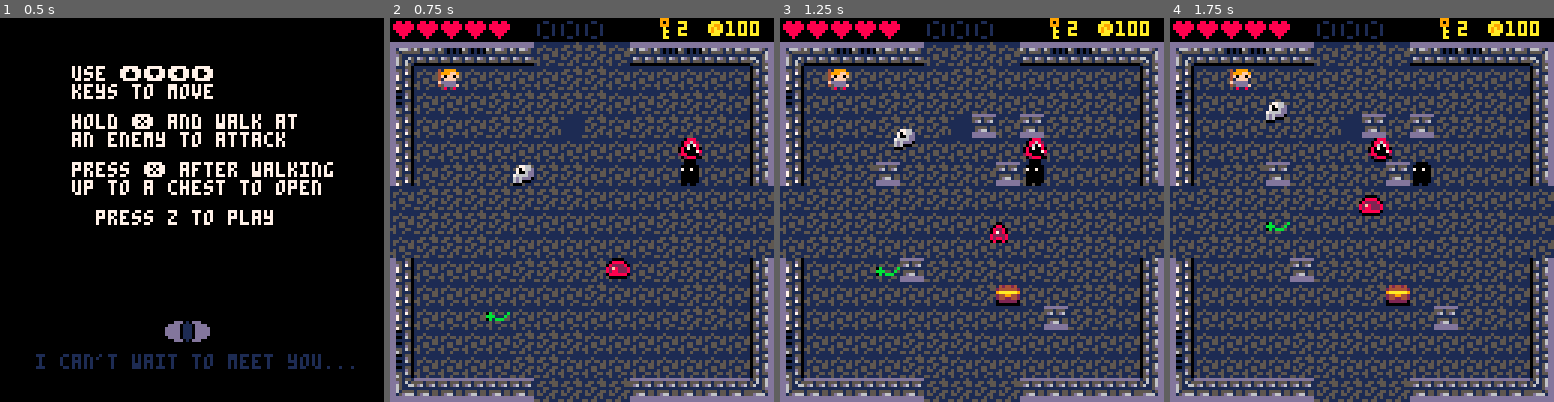
Above: before the commit, frames 1-4 (left to right).
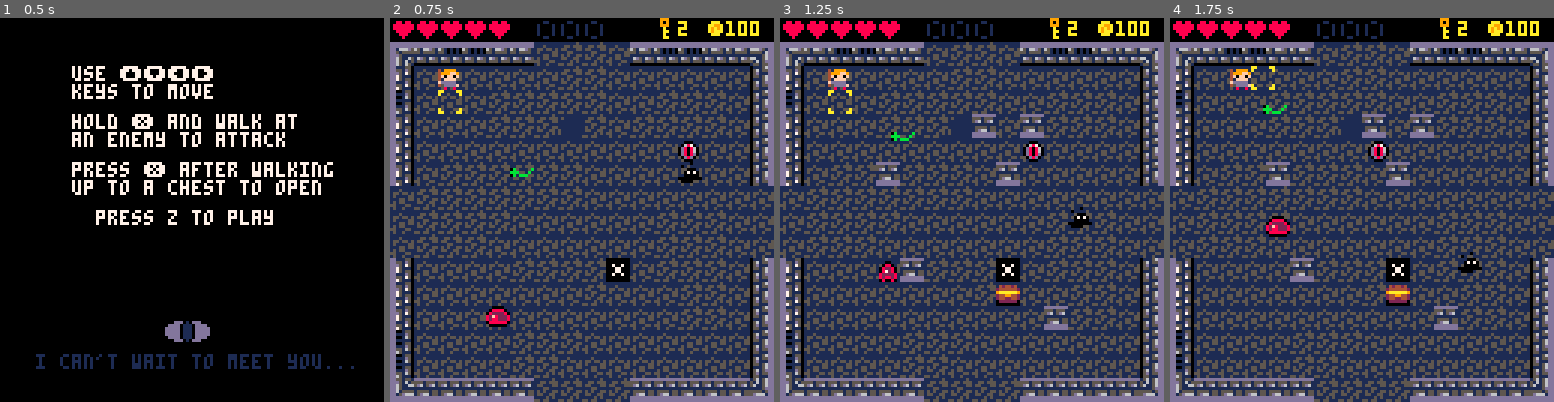
Above: after the commit, the same moments.

Repository: bluewhit/COSC438_final
Game: PICO-8 cartridge nightmare.p8
The game is run twice, just before and just after one commit, with the same random seed, the same clock (stepped at 60 frames per second) and the same inputs.
Inputs:
- Up to frame 1 (0.5 s): tap X (X key) at 0.33 s
- Up to frame 2 (0.75 s): tap O (Z key) at 0.7 s
- Up to frame 3 (1.25 s): tap X (X key) at 1.07 s
- Up to frame 4 (1.75 s): hold Right from 1.6 s (still down); tap O (Z key) at 1.7 s

Frame 1 is identical in both runs. In frame 2, 1.3% of the frame differs, in the area x 12-82%, y 18-81%; in frame 3, 1.9%; in frame 4, 2.0%, in the area x 21-82%, y 12-69%.

Commit message:
Added shop and simple dialogue
Shop is now drawn, sprites have flags, simple reusable dialogue has been added.

Diff:
--- a/nightmare.p8
+++ b/nightmare.p8
@@ -27,6 +27,18 @@
 		coins = 100,
 		keys = 2,
 	}
+	reticle = {
+		sp=38,
+		x=16,
+		y=24,
+		w=8,
+		h=8
+	}
+
+
+	--shop init
+	buy = {16,36,51,53,37}
+	shp = {}
 
 	level = 1
 	difficulty = 0
@@ -36,6 +48,12 @@
 	cboss = {}
  genlevel()
  genenemies()
+
+ dis_diag = f
+	diag = ""
+	d_tick = 0
+
+
 end
 
 -->8
@@ -69,6 +87,8 @@
 
  elseif state == 2 then
    boss_update()
+   plr_update()
+
  elseif state == 4 then
  	if btnp(4) then
    	for i in all(tiles) do
@@ -98,7 +118,11 @@
    cls()
 
    map(0, 0, 0, 0, 16, 16)
+
+
    spr(plr.sp, plr.x, plr.y,1,1,plr.flp)
+   spr(reticle.sp, reticle.x, reticle.y)
+
 
    for i in all(tiles) do
   	  mset(i.x, i.y, i.s)
@@ -113,12 +137,16 @@
    end
 
    draw_ui()
+   draw_diag()
 
  elseif state==2 then
    cls()
-   map(0, 0, 0, 0, 16, 16)
+   map(17, 0, 0, 0, 16, 16)
    spr(plr.sp, plr.x, plr.y,1,1,plr.flp)
-   draw_boss()
+   spr(reticle.sp, reticle.x, reticle.y)
+   if cboss.hp > 0 then
+   	draw_boss()
+   end
    draw_ui()
 
  elseif state==3 then
@@ -188,9 +216,9 @@
 	local x=obj.x local y=obj.y
 	local w=obj.w local h=obj.h
 
-	local x1=0 local y1=0
-	local x2=0 local y2=0
-
+
+	local x1=reticle.x local y1=reticle.y
+	local x2=reticle.x+reticle.w local y2=reticle.y+reticle.h
 	if aim=="left" then
 		x1=x-1 y1=y
 		x2=x-w y2=y+h-1
@@ -217,25 +245,22 @@
 	if fget(mget(x1,y1),1) then
 		if btn(5) then
 	 	mset(x1, y1, 18)
-		plr.coins += 1
+			plr.coins += 1
 	 	end
 	elseif fget(mget(x1,y2),1) then
 		if btn(5) then
 	 	mset(x1, y2, 18)
 		 plr.coins += 1
-
 	 	end
 	elseif fget(mget(x2,y1),1) then
 		if btn(5) then
 	 	mset(x2, y1, 18)
 		 plr.coins += 1
-
 	 	end
 	elseif fget(mget(x2,y2),1) then
 	 if btn(5) then
 	 	mset(x2, y2, 18)
 		 plr.coins += 1
-
 	 	end
 		end
 end
@@ -279,28 +304,23 @@
 		for i in all(enemy) do
 			local x1=0 local y1=0
 			local x2=0 local y2=0
-
-			if plr.lastmove=="left" then
-				x1=plr.x-1 y1=plr.y
-				x2=plr.x-plr.w y2=plr.y+plr.h-1
-
-			elseif plr.lastmove=="right" then
-				x1=plr.x+1 y1=plr.y
-				x2=plr.x+plr.w y2=plr.y+plr.h-1
-
-			elseif plr.lastmove=="up" then
-				x1=plr.x  y1=plr.y-plr.h
-				x2=plr.x+plr.w-1 y2=plr.y-1
-
-			elseif plr.lastmove=="down" then
-				x1=plr.x  y1=plr.y+1
-	 		x2=plr.x+plr.w-1 y2=plr.y+plr.h
-			end
-
-			if (i.x/8 == x1/8 and i.y/8 == y1/8)
-			or (i.x/8 == x2/8 and i.y/8 == y1/8)
-			or (i.x/8 == x1/8 and i.y/8 == y2/8)
-			or (i.x/8 == x2/8 and i.y/8 == y2/8) then
+			local enx1=0 local eny1=0
+			local enx2=0 local eny2=0
+
+			x1=reticle.x
+			x2=reticle.x+reticle.w
+			y1=reticle.y
+			y2=reticle.y+reticle.h
+
+			enx1=i.x
+			enx2=i.x+i.w
+			eny1=i.y
+			eny2=i.y+i.h
+
+			if (x1<enx1 and x2>enx1 and y1<eny1 and y2>eny1)
+			or (x1<enx1 and x2>enx1 and y1<eny2 and y2>eny2)
+			or (x1<enx2 and x2>enx2 and y1<eny1 and y2>eny1)
+			or (x1<enx2 and x2>enx2 and y1<eny2 and y2>eny2) then
 	 		if btn(5) then
 	 			i.health -= 1
 	 		end
@@ -311,30 +331,26 @@
 function	attack_boss()
 			local x1=0 local y1=0
 			local x2=0 local y2=0
-
-			if plr.lastmove=="left" then
-				x1=plr.x-1 y1=plr.y
-				x2=plr.x-plr.w y2=plr.y+plr.h-1
-
-			elseif plr.lastmove=="right" then
-				x1=plr.x+1 y1=plr.y
-				x2=plr.x+plr.w y2=plr.y+plr.h-1
-
-			elseif plr.lastmove=="up" then
-				x1=plr.x  y1=plr.y-plr.h
-				x2=plr.x+plr.w-1 y2=plr.y-1
-
-			elseif plr.lastmove=="down" then
-				x1=plr.x  y1=plr.y+1
-	 		x2=plr.x+plr.w-1 y2=plr.y+plr.h
-			end
-
-			if (cboss.x/8 == x1/8 and cboss.y/8 == y1/8)
-			or (cboss.x/8 == x2/8 and cboss.y/8 == y1/8)
-			or (cboss.x/8 == x1/8 and cboss.y/8 == y2/8)
-			or (cboss.x/8 == x2/8 and cboss.y/8 == y2/8) then
+			local enx1=0 local eny1=0
+			local enx2=0 local eny2=0
+
+			x1=reticle.x
+			x2=reticle.x+reticle.w
+			y1=reticle.y
+			y2=reticle.y+reticle.h
+
+			enx1=cboss.x
+			enx2=cboss.x+cboss.w
+			eny1=cboss.y
+			eny2=cboss.y+cboss.h
+
+			if (x1<enx1 and x2>enx1 and y1<eny1 and y2>eny1)
+			or (x1<enx1 and x2>enx1 and y1<eny2 and y2>eny2)
+			or (x1<enx2 and x2>enx2 and y1<eny1 and y2>eny1)
+			or (x1<enx2 and x2>enx2 and y1<eny2 and y2>eny2) then
 	 		if btn(5) then
-	 			cboss.health -= 1
+	 			cboss.hp -= 1
+
 	 		end
 			end
 end
@@ -375,14 +391,12 @@
 
 	level = level + 1
 	if level == 5 then
-		genlevel()
 		make_mboss()
 		spawn_mboss()
 	elseif level == 6 then
 		level = 1
 		difficulty = difficulty + 1
 		if difficulty == 4 then
-			genlevel()
 			make_mboss()
 			spawn_nmreboss()
 		else
@@ -392,9 +406,12 @@
 	else
 		genlevel()
 		genenemies()
+		spawnshop()
+
 	end
 
 	map(0, 0, 0, 0, 16, 16)
+
 
  for i in all(tiles) do
    mset(i.x, i.y, i.s)
@@ -403,7 +420,37 @@
  for j in all(enemy) do
    spr(j.s, j.x, j.y,1,1,fl)
  end
-end
+
+end
+
+--function to pick items
+function spawnshop()
+
+	dis_diag = t
+	input = f
+	diag = "do you want to buy something?"
+
+	draw_diag()
+
+	item1 = buy[flr(rnd(5)) + 1]
+	item2 = buy[flr(rnd(5)) + 1]
+
+end
+
+function drawshop()
+	--spr
+	spr(152,48,56,4,3)
+	--hamster
+	spr(116,56,56,2,1)
+	spr(118,60,51)
+
+	--two items
+	spr(item1,56,64)
+	spr(item2,64,64)
+
+end
+
+
 -->8
 --player functions--
 
@@ -425,6 +472,7 @@
 		plr.x-= 1
 		plr.move = "left"
 		plr.moving=true
+		reticle_aim("left")
 
 		--animate
 		plr.flp = true
@@ -435,14 +483,14 @@
 		end
 		if plr.x < 0 then
 			updatemap()
-			plr.x = 128
+			plr.x = 120
 		end
 		--enemy_update()
 	elseif btn(1) then
 		plr.x += 1
 		plr.move = "right"
 		plr.moving=true
-
+		reticle_aim("right")
 		--animate
 		plr.flp = false
 		plr_walk()
@@ -452,7 +500,7 @@
 		end
 		if plr.x > 128 then
 			updatemap()
-			plr.x = 0
+			plr.x = 8
 		end
 		--enemy_update()
 	end
@@ -461,7 +509,7 @@
 		plr.y -= 1
 		plr.move = "up"
 		plr.moving=true
-
+		reticle_aim("up")
 		if plr.sp == 96 or plr.sp ==97 then plr.sp = 99 end
 		plr_up()
 
@@ -470,13 +518,14 @@
 		end
 		if plr.y < 8 then
 			updatemap()
-			plr.y = 128
+			plr.y = 120
 		end
 		--enemy_update()
 	elseif btn(3) then
 		plr.y += 1
 		plr.move = "down"
 		plr.moving=true
+		reticle_aim("down")
 
 		--animate
 		plr.flp = false
@@ -487,15 +536,28 @@
 			end
 		if plr.y > 128 then
 			updatemap()
-			plr.y = 8
+			plr.y = 16
+
 			end
 		--enemy_update()
 	end
-
-
-end
-
-
+end
+
+function reticle_aim(aim)
+	if aim == "left" then
+		reticle.x = plr.x-8
+		reticle.y = plr.y
+	elseif aim == "right" then
+		reticle.x = plr.x+7
+		reticle.y = plr.y
+	elseif aim == "up" then
+		reticle.x = plr.x
+		reticle.y = plr.y-7
+	elseif aim == "down" then
+		reticle.x = plr.x
+		reticle.y = plr.y+8
+	end
+end
 
 -->8
 --enemy functions--
@@ -526,9 +588,10 @@
           temp.anim = 0
           temp.move = "down"
           temp.health = 1
-          spawnchance = flr(rnd(8))
+          temp.detected = false
+          spawnchance = flr(rnd(8)-1)
           if spawnchance == 0 then
-        	   temp.name = "rat"
+        	   temp.name = "slime"
         	   temp.s = 64
         	   temp.attack = {"bite"}
           elseif spawnchance == 1 then
@@ -537,14 +600,19 @@
         	   temp.attack = {"bite"}
           elseif spawnchance == 2 then
         	   temp.name = "skull"
-        	   temp.s = 68
+        	   temp.s = 90
         	   temp.attack = {"slam", "bite"}
           elseif spawnchance == 3 then
         	   temp.name = "ghost"
         	   temp.s = 69
+        	   movechance = flr(rnd(4))
+        	   if movechance == 1 or movechance == 3 then
+        	   	temp.move = "right"
+        	   end
+        	   temp.count = 15
         	   temp.attack = {"scare"}
           elseif spawnchance == 4 then
-        	   temp.name = "ghost2"
+        	   temp.name = "shadow"
         	   temp.s = 72
         	   temp.attack = {"scare", "bite"}
           elseif spawnchance == 5 then
@@ -552,12 +620,16 @@
         	   temp.s = 74
         	   temp.attack = {"slam", "shoot"}
           elseif spawnchance == 6 then
-        	   temp.name = "mouth"
-        	   temp.s = 76
+        	   temp.name = "blood"
+        	   temp.s = 77
         	   temp.attack = {"bite"}
           elseif spawnchance == 7 then
         	   temp.name = "fire"
         	   temp.s = 86
+        	   temp.attack = {"shoot"}
+        	 elseif spawnchance == 8 then
+        	   temp.name = "spike"
+        	   temp.s = 80
         	   temp.attack = {"shoot"}
           end
         temp.fl = false
@@ -570,28 +642,155 @@
 end
 
 function enemy_update()
-
-
 	for i in all(enemy) do
-	an_enemy(i)
-		if enemy_attack(i) then
+		an_enemy(i)
+		detect(i)
+		if i.detected then
+			if enemy_attack(i) then
 				print("weak")
+			else
+				if i.name == "slime" or
+							i.name == "snake" or
+							i.name == "shadow" or
+							i.name == "eye" or
+							i.name == "skull" then
+					x_diff = i.x - plr.x
+					y_diff = i.y - plr.y
+					if abs(x_diff) > abs(y_diff) then
+						if x_diff < 8 then
+							enemy_move(i,"right")
+						elseif x_diff > -8 then
+							enemy_move(i,"left")
+						end
+					else
+						if y_diff < 8 then
+							enemy_move(i,"down")
+						elseif y_diff > -8 then
+							enemy_move(i,"up")
+						end
+					end
+				elseif i.name == "ghost" then
+					if i.count < 30 then
+						enemy_move(i, i.move)
+					elseif i.move == "right" then
+						i.move = "left"
+						i.count = 0
+					elseif i.move == "left" then
+						i.move = "right"
+						i.count = 0
+					elseif i.move == "up" then
+						i.move = "down"
+						i.count = 0
+					elseif i.move == "down" then
+						i.move = "up"
+						i.count = 0
+					end
+				elseif i.name == "fire" then
+					d = flr(rnd(4)+1)
+					if d == 1 then
+						i.x += 32
+						if collide_map(i, "right", 0) then
+							i.x -= 32
+						elseif i.x > 104 then
+							i.x = 104
+						end
+					elseif d == 2 then
+						i.x -= 32
+						if collide_map(i, "left", 0) then
+							i.x += 32
+						elseif i.x < 8 then
+							i.x = 8
+						end
+					elseif d == 3 then
+						i.y += 32
+						if collide_map(i, "down", 0) then
+							i.y -= 32
+						elseif i.y > 112 then
+							i.y = 112
+						end
+					elseif d == 4 then
+						i.y -= 32
+						if collide_map(i, "up", 0) then
+							i.y += 32
+						elseif i.y < 16 then
+							i.x = 16
+						end
+					end
+				end
+			end
 		else
-			x_diff = i.x - plr.x
-			y_diff = i.y - plr.y
-			if abs(x_diff) > abs(y_diff) then
-				if x_diff < 8 then
-					enemy_move(i,"right")
-				elseif x_diff > -8 then
-					enemy_move(i,"left")
-				end
-			else
-				if y_diff < 8 then
-					enemy_move(i,"down")
-				elseif y_diff > -8 then
-					enemy_move(i,"up")
-				end
-			end
+			if i.name == "slime" or
+						i.name == "snake" or
+						i.name == "shadow" then
+					d = flr(rnd(4)+1)
+					if d == 1 then
+						i.x += 1
+						if collide_map(i, "right", 0) then
+							i.x -= 1
+						end
+					elseif d == 2 then
+						i.x -= 1
+						if collide_map(i, "left", 0) then
+							i.x += 1
+						end
+					elseif d == 3 then
+						i.y += 1
+						if collide_map(i, "down", 0) then
+							i.y -= 1
+						end
+					elseif d == 4 then
+						i.x -= 1
+						if collide_map(i, "up", 0) then
+							i.x += 1
+						end
+					end
+				elseif i.name == "eye" then
+					d = flr(rnd(2)+1)
+					if d == 1 then
+						i.y += 1
+						if collide_map(i, "down", 0) then
+							i.y -= 1
+						end
+					elseif d == 2 then
+						i.y -= 1
+						if collide_map(i, "up", 0) then
+							i.y += 1
+						end
+					end
+				elseif i.name == "spike" then
+					enemy_attack(i)
+				elseif i.name == "fire" then
+					d = flr(rnd(4)+1)
+					if d == 1 then
+						i.x += 32
+						if collide_map(i, "right", 0) then
+							i.x -= 32
+						elseif i.x > 104 then
+							i.x = 104
+						end
+					elseif d == 2 then
+						i.x -= 32
+						if collide_map(i, "left", 0) then
+							i.x += 32
+						elseif i.x < 8 then
+							i.x = 8
+						end
+					elseif d == 3 then
+						i.y += 32
+						if collide_map(i, "down", 0) then
+							i.y -= 32
+						elseif i.y > 112 then
+							i.y = 112
+						end
+					elseif d == 4 then
+						i.y -= 32
+						if collide_map(i, "up", 0) then
+							i.y += 32
+						elseif i.y < 16 then
+							i.x = 16
+						end
+					end
+				end
 		end
 	end
 end
@@ -632,6 +831,47 @@
 	end
 end
 
+function detect(enem)
+	if enem.name == "slime" then
+		if plr.x - enem.x < 48 and plr.y - enem.y < 48 then
+			enem.detected = true
+		end
+	elseif enem.name == "snake" then
+		if plr.x - enem.x < 48 and plr.y - enem.y < 48 then
+			enem.detected = true
+		end
+	elseif enem.name == "skull" then
+		if plr.x - enem.x < 48 and plr.y - enem.y < 48 then
+			enem.detected = true
+		end
+	elseif enem.name == "ghost" then
+		if plr.x - enem.x < 48 and plr.y - enem.y < 48 then
+			enem.detected = true
+		end
+	elseif enem.name == "shadow" then
+		if plr.x - enem.x < 48 and plr.y - enem.y < 48 then
+			enem.detected = true
+		else
+			enem.detected = false
+		end
+	elseif enem.name == "eye" then
+		if plr.x - enem.x < 32 and plr.y - enem.y < 32 then
+			enem.detected = true
+		else
+			enem.detected = false
+		end
+	elseif enem.name == "blood" then
+		if plr.x - enem.x < 48 and plr.y - enem.y < 48 then
+			enem.detected = true
+		end
+	elseif enem.name == "spike" then
+		enem.detected = true
+	elseif enem.name == "fire" then
+		if plr.x - enem.x < 48 and plr.y - enem.y < 48 then
+			enem.detected = true
+		end
+	end
+end
 function enemy_attack(enem)
 		attacked = false
 		for i in all(enem.attack) do
@@ -665,7 +905,7 @@
  end
 
 -->8
--- animations --
+-- animations and dialogue --
 
 --player--
 --walk left, right, down
@@ -700,7 +940,7 @@
 function an_enemy(i)
 
 	sd = sd-1
-	if i.name == "rat" and sd < 0 then
+	if i.name == "slime" and sd < 0 then
 
 		--add in code to move enemy
 
@@ -712,18 +952,42 @@
 	end
 end
 
-
-
---animate the fish
-af = 8
-function ani_fish()
-	af=af-1
-	if af < 0 then
-		cboss.sp=cboss.sp+2
-		if cboss.sp > 162 then cboss.sp=160 end
-		af=8
-	end
-
+-- dialogeeee
+function draw_box()
+
+	for i=8, 112,8 do
+	 for j=112, 128,8 do
+			spr(3,i,104)
+			spr(6,i,j)
+		end
+	end
+
+	--corner
+	spr(2,0,104)
+	spr(2,120,104,1,1,t,f)
+
+	--side, left
+	spr(7,0,112,1,1)
+	spr(7,0,120,1,1)
+
+	--side, right
+	spr(7, 120,112,1,1,t)
+	spr(7, 120,120,1,1,t)
+
+end
+
+function draw_diag()
+
+	if dis_diag == t then
+		draw_box()
+		print(sub(diag,1,flr(d_tick+6/3)),8,107)
+		d_tick+=1
+		if d_tick > 90 and input == false then
+			dis_diag = false
+			diag = ""
+			d_tick = 0
+		end
+	end
 end
 -->8
 -- boss code
@@ -739,7 +1003,8 @@
 	spawned = false,
 	sprts = {},
 	flp = false,
-	moves = {},
+	attack = {"bite"},
+	move = "down",
 	x = 60,
 	y = 64,
 	w = 16,
@@ -869,7 +1134,6 @@
 	if direction == "right" then
 		cboss.x += 1
 		cboss.move = "right"
-		cboss.moving=true
 		if collide_map(cboss,"right",0) then
 			cboss.x -= 1
 		 boss_move("up")
@@ -877,7 +1141,6 @@
 	elseif direction == "left" then
 			cboss.x -= 1
 			cboss.move = "left"
-			cboss.moving=true
 			if collide_map(cboss,"left",0) then
 				cboss.x += 1
 				boss_move("down")
@@ -885,7 +1148,6 @@
 	elseif direction == "up" then
 			cboss.y -= 1
 			cboss.move = "up"
-			cboss.moving=true
 			if collide_map(cboss,"up",0) then
 				cboss.y += 1
 				boss_move("right")
@@ -893,7 +1155,6 @@
 	elseif direction == "down" then
 			cboss.y += 1
 			cboss.move = "down"
-			cboss.moving=true
 			if collide_map(cboss,"down",0) then
 				cboss.y -= 1
 				boss_move("left")
@@ -905,11 +1166,13 @@
 		attacked = false
 		for i in all(cboss.attack) do
 			if i == "bite" then
-				if melee_attack(enem, enem.move) then
+
+				if melee_attack(cboss, cboss.move) then
 					attacked = true
 				end
 			elseif i == "slam" then
-				if melee_attack(enem, enem.move) then
+				if melee_attack(cboss, cboss.move) then
+
 					attacked = true
 				end
 			elseif i == "shoot" then
@@ -1053,23 +1316,156 @@
 
 
 
+…(130 lines of a section not shown)…
 __gff__
-0000000100000000000000010101010100030100000000000000000000010101000000000000000000000000000000010000000000000000000000000000000100000000000000000000000000000000000000000000000000000000000000000000000000000000000000000000000000000000000000000000000000000000
+0000000100000001000000010101010101030100000000000000000000010101000000000505000000000000000000010000050500050000000000000000000100000000000000000000000000000000000000000000000000000000000000000000000000000000000000000000000000000000010100000000000000000000
 0000000000000000000000000000000000000000000000000000000000000000000000000000000000000000000000000000000000000000000000000000000000010000000000000000000000000000010000010000000000000000000000000000000000000000000000000000000000010000000000000000000000000000
 __map__
-0000000000000000000000090000000000000000000000000000000000000000000000000000000000000000000000000000000000000000000000000000000000000000000000000000000000000000000000000000000000000000000000000000000000000000000000000000000000000000000000000000000000000000
-1f1d1e1e1d1d2d3d3d2d1d1e1e1d1d0f00c1c2c2c2c2c2c2c2c2c2c2c2c2c2c3000000000000000000000000000000000000000000000000000000000000000000000000000000000000000000000000000000000000000000000000000000000000000000000000000000000000000000000000000000000000000000000000
-0e2d2d2d2d2d2d3d3d2d2d2d2d2d2d0d00d1d2d3d3d3d3d3d3d3d3d3d3d3e6d4000000000000000000000000000000000000000000000000000000000000000000000000000000000000000000000000000000000000000000000000000000000000000000000000000000000000000000000000000000000000000000000000
-0b2d2d2d3d3d3d3d3d2d2d3d3d3d2d0d00d1e2e3c5c6e3e3e3e3e3e3e3e3e5d4000000000000000000000000000000000000000000000000000000000000000000000000000000000000000000000000000000000000000000000000000000000000000000000000000000000000000000000000000000000000000000000000
-0e2d2d2d3d3d3d2e3d2d3d3d3d3d2d0d00d1e2e3d5d6e3c4c4c4c4c4c4e3e5d4000000000000000000000000000000000000000000000000000000000000000000000000000000000000000000000000000000000000000000000000000000000000000000000000000000000000000000000000000000000000000000000000
-0e2d2d2d2d2d2d2d2d2d2d2d2d2d2d0d00d1e2c4c4e3e3c4c4c4c4c4c4e3e5d4000000000000000000000000000000000000000000000000000000000000000000000000000000000000000000000000000000000000000000000000000000000000000000000000000000000000000000000000000000000000000000000000
-0e2d3d3d3d3d3d3d2d2d2d2d2d2d2d0d00d1e2c4c4c4e3e3e3e3e3e3e3e3e5d4000000000000000000000000000000000000000000000000000000000000000000000000000000000000000000000000000000000000000000000000000000000000000000000000000000000000000000000000000000000000000000000000
-2d3d3d3d3d3d3d3d2d2d2d2d2d2d2d2d00d1e2e3c4c4e3e3c5c6c7e3e3e3e5d4000000000000000000000000000000000000000000000000000000000000000000000000000000000000000000000000000000000000000000000000000000000000000000000000000000000000000000000000000000000000000000000000
-2d3d3d3d3d2d2d2d2d2d2d3d3d3d2d2d00d1e2c4c4e3e3e3c6c6c6e3e3e3e5d4000000000000000000000000000000000000000000000000000000000000000000000000000000000000000000000000000000000000000000000000000000000000000000000000000000000000000000000000000000000000000000000000
-2d3d3d3d2d2d2d2d2d2d2d3d3d3d2d2d00d1e2e3e3e3e3e3c6c6d7e3c4e3e5d4000000000000000000000000000000000000000000000000000000000000000000000000000000000000000000000000000000000000000000000000000000000000000000000000000000000000000000000000000000000000000000000000
-0e2d2d2d2d3d3d3d3d2d2d3d3d3d2d0d00d1e2e3e3e3e3e3d5d7c4c4c4e3e5d4000000000000000000000000000000000000000000000000000000000000000000000000000000000000000000000000000000000000000000000000000000000000000000000000000000000000000000000000000000000000000000000000
-0e2d2d2d2d2d2d2d3d2d2d2d3d3d2d0d00d1e2e3e3e3e3e3e3c4c4c4c7e3e5d4000000000000000000000000000000000000000000000000000000000000000000000000000000000000000000000000000000000000000000000000000000000000000000000000000000000000000000000000000000000000000000000000
-0e2d2d2d2d2d2d2d2d2d2d2d3d3d2d0d00d1e2e3c5e3e3c4c4c4c4c4d7e3e5d4000000000000000000000000000000000000000000000000000000000000000000000000000000000000000000000000000000000000000000000000000000000000000000000000000000000000000000000000000000000000000000000000
-0b2d2d2d2d3d3d3d2d2d2d2d2d2d2d0d00d1e2e3d5c7c4e3c4c4e3e3c4e3e5d4000000000000000000000000000000000000000000000000000000000000000000000000000000000000000000000000000000000000000000000000000000000000000000000000000000000000000000000000000000000000000000000000
-0b2d2d2d2d3d3d2d2d2d2d2d2d2d2d0d00d1f5f4f4f4f4f4f4f4f4f4f4f4f6d4000000000000000000000000000000000000000000000000000000000000000000000000000000000000000000000000000000000000000000000000000000000000000000000000000000000000000000000000000000000000000000000000
-2f0c0c0c0c0c3d3d3d3d0c0c0c0c0c3f00e1f2f2f2f2f2f2f2f2f2f2f2f2f2e4000000000000000000000000000000000000000000000000000000000000000000000000000000000000000000000000000000000000000000000000000000000000000000000000000000000000000000000000000000000000000000000000
+0000000000000000000000090000000000000000000000000000000000000100000000000000000000000000000000000000000000000000000000000000000000000000000000000000000000000000000000000000000000000000000000000000000000000000000000000000000000000000000000000000000000000000
+1f1d1e1e1d1d2d3d3d2d1d1e1e1d1d0f00c1c2c2c2c2c2c2c2c2c2c2c2c2c2c2c30000000000000000000000000000000000000000000000000000000000000000000000000000000000000000000000000000000000000000000000000000000000000000000000000000000000000000000000000000000000000000000000
+0e2d2d2d2d2d2d3d3d2d2d2d2d2d2d0d00d1d2d3d3d3d3d3d3d3d3d3d3d3d3e6d40000000000000000000000000000000000000000000000000000000000000000000000000000000000000000000000000000000000000000000000000000000000000000000000000000000000000000000000000000000000000000000000
+0b2d2d2d3d3d3d3d3d2d2d3d3d3d2d0d00d1e2e3c5c6e3e3e3e3e3e3e3e3e3e5d40000000000000000000000000000000000000000000000000000000000000000000000000000000000000000000000000000000000000000000000000000000000000000000000000000000000000000000000000000000000000000000000
+0e2d2d2d3d3d3d2e3d2d3d3d3d3d2d0d00d1e2e3d5d6e3c4c4c4c4c4c4e3e3e5d40000000000000000000000000000000000000000000000000000000000000000000000000000000000000000000000000000000000000000000000000000000000000000000000000000000000000000000000000000000000000000000000
+0e2d2d2d2d2d2d2d2d2d2d2d2d2d2d0d00d1e2c4c4e3e3c4c4c4c4c4c4e3e3e5d40000000000000000000000000000000000000000000000000000000000000000000000000000000000000000000000000000000000000000000000000000000000000000000000000000000000000000000000000000000000000000000000
+0e2d3d3d3d3d3d3d2d2d2d2d2d2d2d0d00d1e2c4c4c4e3e3e3e3e3e3e3e3c4e5d40000000000000000000000000000000000000000000000000000000000000000000000000000000000000000000000000000000000000000000000000000000000000000000000000000000000000000000000000000000000000000000000
+2d3d3d3d3d3d3d3d2d2d2d2d2d2d2d2d00d1e2e3c4c4e3e3c5c6c7e3e3e3c4e5d40000000000000000000000000000000000000000000000000000000000000000000000000000000000000000000000000000000000000000000000000000000000000000000000000000000000000000000000000000000000000000000000
+2d3d3d3d3d2d2d2d2d2d2d3d3d3d2d2d00d1e2c4c4e3e3e3c6c6c6e3e3e3c4e5d40000000000000000000000000000000000000000000000000000000000000000000000000000000000000000000000000000000000000000000000000000000000000000000000000000000000000000000000000000000000000000000000
+2d3d3d3d2d2d2d2d2d2d2d3d3d3d2d2d00d1e2e3e3e3e3e3c6c6d7e3c4e3c4e5d40000000000000000000000000000000000000000000000000000000000000000000000000000000000000000000000000000000000000000000000000000000000000000000000000000000000000000000000000000000000000000000000
+0e2d2d2d2d3d3d3d3d2d2d3d3d3d2d0d00d1e2e3e3e3e3e3d5d7c4c4c4e3c4e5d40000000000000000000000000000000000000000000000000000000000000000000000000000000000000000000000000000000000000000000000000000000000000000000000000000000000000000000000000000000000000000000000
+0e2d2d2d2d2d2d2d3d2d2d2d3d3d2d0d00d1e2e3e3e3e3e3e3c4c4c4c7e3e3e5d40000000000000000000000000000000000000000000000000000000000000000000000000000000000000000000000000000000000000000000000000000000000000000000000000000000000000000000000000000000000000000000000
+0e2d2d2d2d2d2d2d2d2d2d2d3d3d2d0d00d1e2e3c5e3e3c4c4c4c4c4d7e3e3e5d40000000000000000000000000000000000000000000000000000000000000000000000000000000000000000000000000000000000000000000000000000000000000000000000000000000000000000000000000000000000000000000000
+0b2d2d2d2d3d3d3d2d2d2d2d2d2d2d0d00d1e2e3d5c7c4e3c4c4e3e3c4e3e3e5d40000000000000000000000000000000000000000000000000000000000000000000000000000000000000000000000000000000000000000000000000000000000000000000000000000000000000000000000000000000000000000000000
+0b2d2d2d2d3d3d2d2d2d2d2d2d2d2d0d00d1f5f4f4f4f4f4f4f4f4f4f4f4f4f6d40000000000000000000000000000000000000000000000000000000000000000000000000000000000000000000000000000000000000000000000000000000000000000000000000000000000000000000000000000000000000000000000
+2f0c0c0c0c0c3d3d3d3d0c0c0c0c0c3f00e1f2f2f2f2f2f2f2f2f2f2f2f2f2f2e4f900000000000000000000000000000000000000000000000000000000000000000000000000000000000000000000000000000000000000000000000000000000000000000000000000000000000000000000000000000000000000000000
+0000000000bebebebebebe000000000000000000000000000000000000000000000000000000000000000000000000000000000000000000000000000000000000000000000000000000000000000000000000000000000000000000000000000000000000000000000000000000000000000000000000000000000000000000
+0000000000bebebebebebe000000000000000000000000000000000000000000000000000000000000000000000000000000000000000000000000000000000000000000000000000000000000000000000000000000000000000000000000000000000000000000000000000000000000000000000000000000000000000000
+0000000000bebebebebebe000000000000000000000000000000000000000000000000000000000000000000000000000000000000000000000000000000000000000000000000000000000000000000000000000000000000000000000000000000000000000000000000000000000000000000000000000000000000000000
Not shown, changed: 183 lines of the sprite sheet (__gfx__) section of nightmare.p8
Not shown, changed: the thumbnail (__label__) section of nightmare.p8
